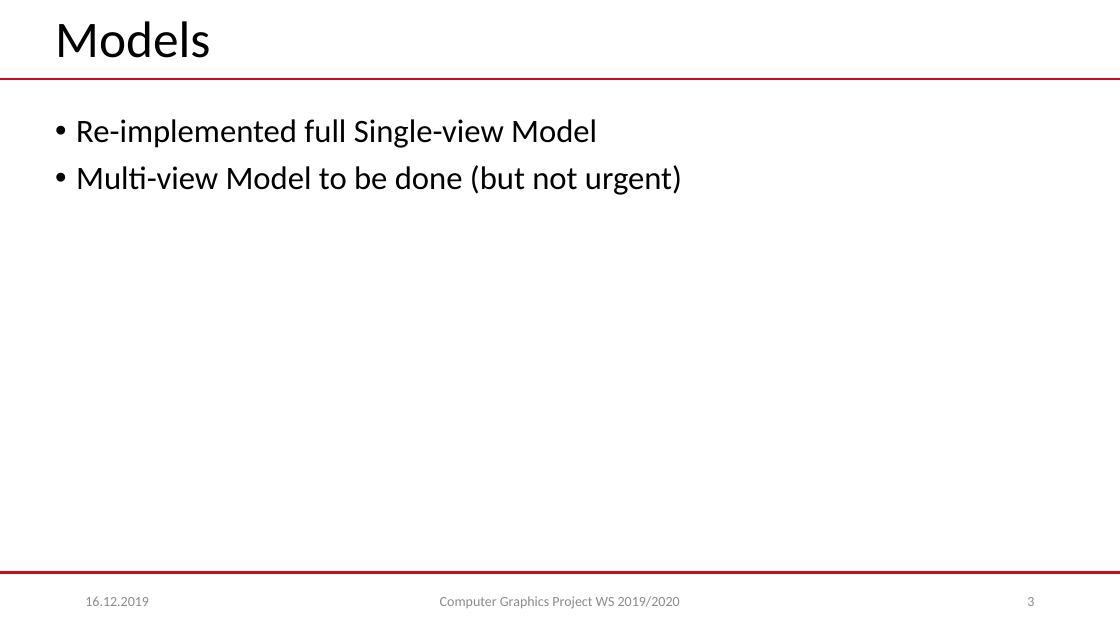
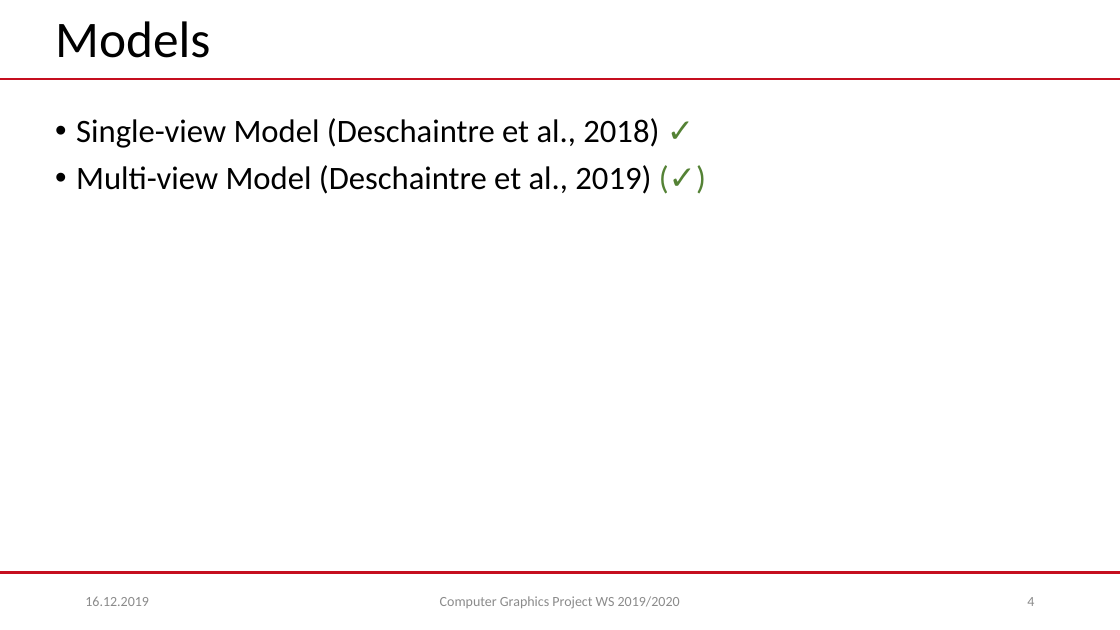
Before and after one commit to mworchel/svbrdf-estimation, a slide deck: slide 4 of presentations/intermediate/intermediate.pptx (slide 3 before the commit). Drawn at 1120x630 pixels with LibreOffice and Linux fonts; fonts in the diff are those of the drawing; background and template pictures are left out. Boxes give left, top, right and bottom in pixels: in the first picture for what was removed or moved away, otherwise in the second. Text is boxed around its words. In the diff, an @@ line names an element or a change of style, - is before the commit and + after.

```diff
--- a/presentations/intermediate/intermediate.pptx
+++ b/presentations/intermediate/intermediate.pptx
@@ text at [76, 118, 659, 194]: text changed @@
-• Re-implemented full Single-view Model
-• Multi-view Model to be done (but not urgent)
+• Single-view Model (Deschaintre et al., 2018) ✓
+• Multi-view Model (Deschaintre et al., 2019) (✓)
@@ page number at [1027, 597, 1034, 606]: text changed @@
-3
+4
```
Also in this commit, not shown: 2 other slides changed, 1 slide added, 5 other files.
